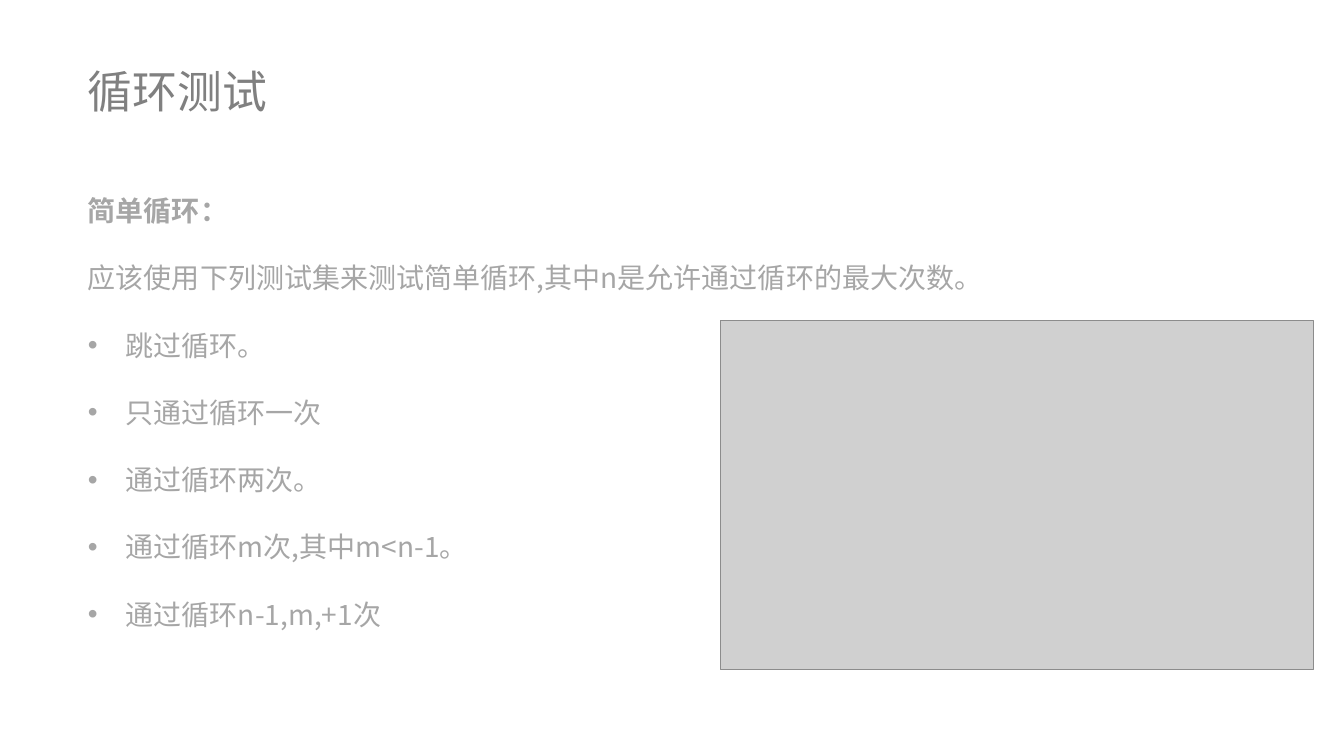
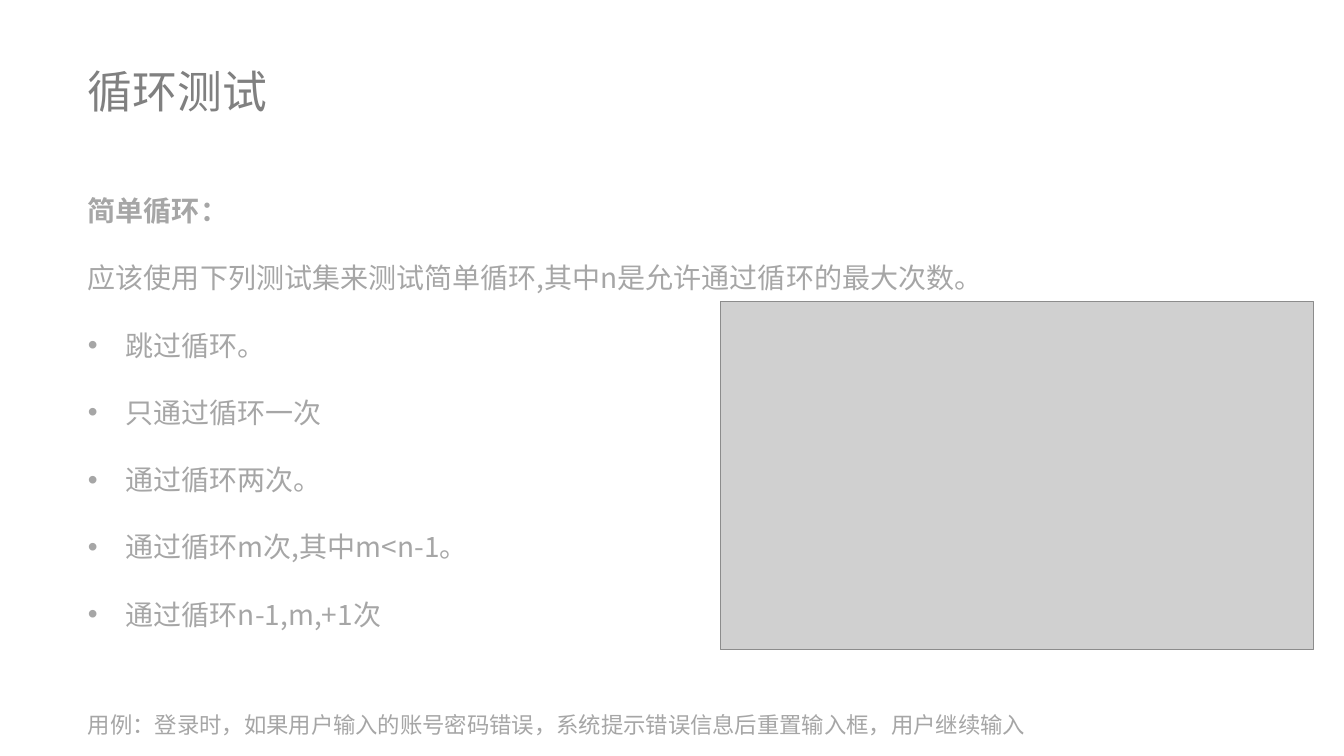
Before and after one commit to lenovo-wu/G11ZUCC, a slide deck: slide 34 of 翻转课堂G11.pptx. Drawn at 1344x756 pixels with LibreOffice and Linux fonts; fonts in the diff are those of the drawing; grey boxes stand for pictures. Boxes give left, top, right and bottom in pixels: in the first picture for what was removed or moved away, otherwise in the second. Text is boxed around its words. In the diff, an @@ line names an element or a change of style, - is before the commit and + after.

```diff
--- a/翻转课堂G11.pptx
+++ b/翻转课堂G11.pptx
@@ picture: place and size @@
-picture at [721, 321, 1315, 669]
+picture at [721, 301, 1315, 650]
@@ text at [88, 714, 1025, 735]: paragraph added @@
+用例：登录时，如果用户输入的账号密码错误，系统提示错误信息后重置输入框，用户继续输入
```
Also in this commit, not shown: 3 other slides changed, 3 slides added, 1 slide removed.
